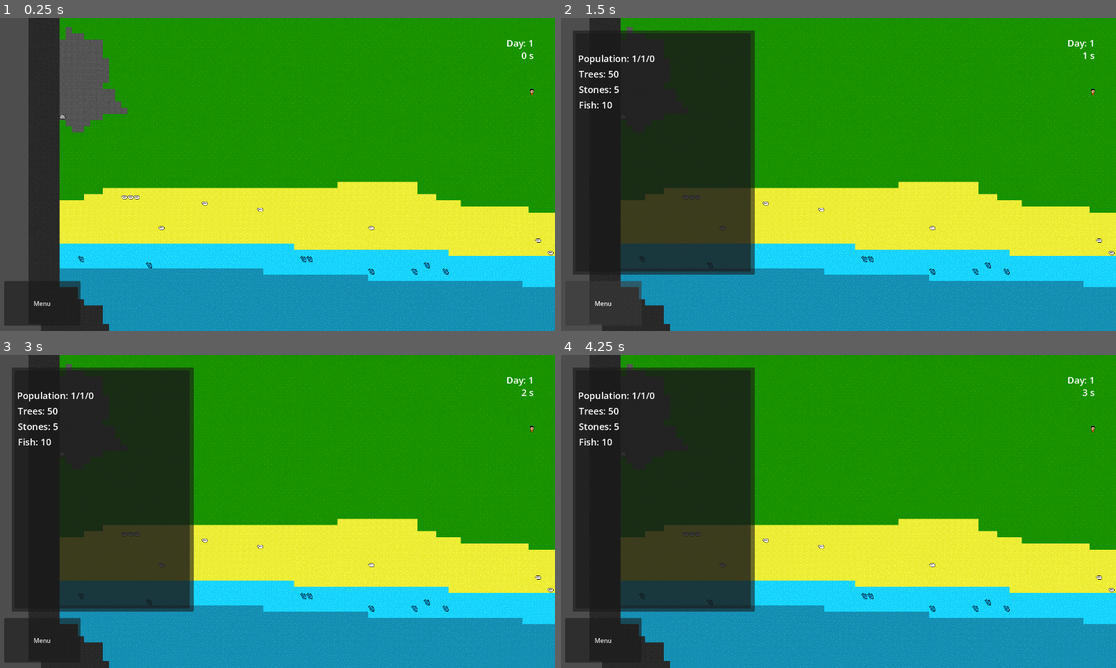
Above: before the commit, frames 1-4 (two rows, left to right).
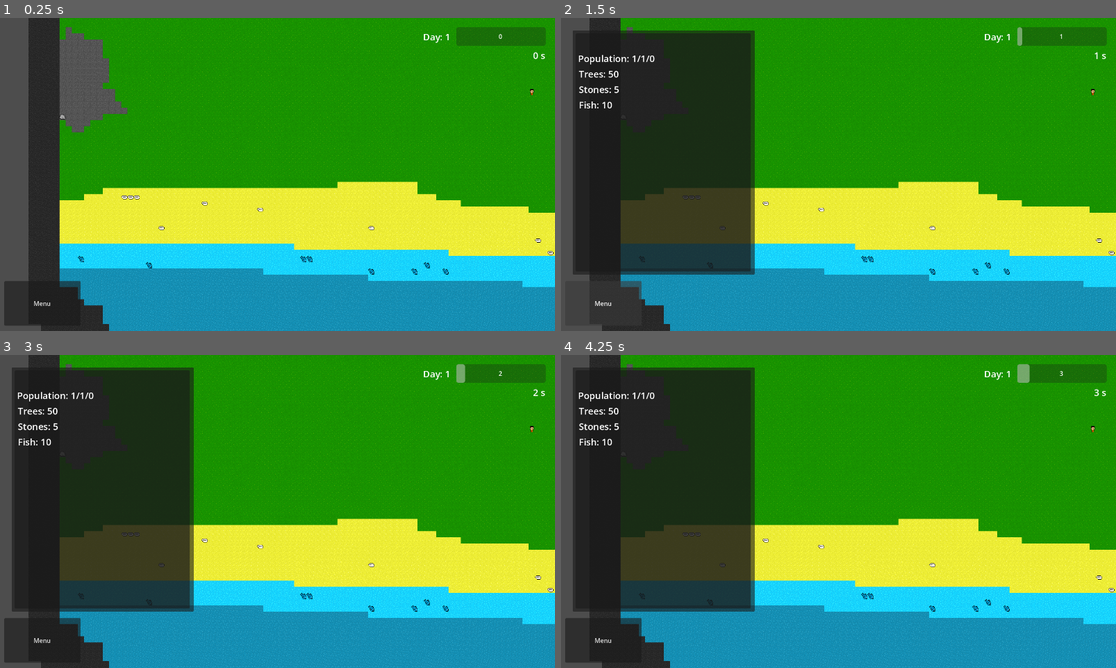
Above: after the commit, the same moments.

Repository: nookaeo/econ-village
Game: Godot game, scene res://scenes/core/world.tscn
The game is run twice, just before and just after one commit, with the same random seed, the same clock (stepped at 60 frames per second) and the same inputs.
Inputs (mouse positions are in pixels of both pictures, inside the frame that each line leads up to):
- Up to frame 1 (0.25 s): no input
- Up to frame 2 (1.5 s): tap Enter at 0.5 s; move the mouse to (960, 158) at 0.52 s; click (960, 158) at 0.67 s; click "Menu" at 1.25 s
- Up to frame 3 (3 s): drag from (166, 527) to (310, 596) at 2.02 s; move the mouse to (333, 442) at 2.77 s; click (333, 442) at 2.92 s
- Up to frame 4 (4.25 s): drag from (810, 574) to (644, 596) at 3.52 s

The runs differ from the first frame. In frame 1, 1.1% of the frame differs, in the area x 76-99%, y 2-14%; in frame 2, 1.1%; in frame 3, 1.1%; in frame 4, 1.1%.

Commit message:
ui: add progress bar for hours in a day

Diff:
--- a/scenes/core/user_ui.tscn
+++ b/scenes/ui/user_ui.tscn
@@ -122,12 +122,10 @@
 unique_name_in_owner = true
 layout_mode = 1
 anchors_preset = -1
-anchor_left = 0.91300005
-anchor_top = 0.025
-anchor_right = 0.98300004
-anchor_bottom = 0.081
+anchor_left = 0.7095117
+anchor_right = 0.8260233
+anchor_bottom = 0.055683546
 offset_left = -0.28808594
-offset_top = 0.19999981
 offset_right = 0.61035156
 offset_bottom = -0.3088913
 text = "Day: 0"
@@ -139,15 +137,39 @@
 unique_name_in_owner = true
 layout_mode = 1
 anchors_preset = -1
-anchor_left = 0.91300005
-anchor_top = 0.076000005
-anchor_right = 0.98300004
-anchor_bottom = 0.13100001
-offset_left = -0.28808594
-offset_top = -0.032001495
-offset_right = 0.61035156
-offset_bottom = 0.09109497
+anchor_left = 0.9186047
+anchor_top = 0.07594936
+anchor_right = 1.0057511
+anchor_bottom = 0.12974684
 text = "0 s"
 label_settings = SubResource("LabelSettings_05dir")
 horizontal_alignment = 2
 metadata/_edit_use_anchors_ = true
+
+[node name="ProgressBar" type="ProgressBar" parent="Control" unique_id=1764591332]
+unique_name_in_owner = true
+layout_mode = 1
+anchors_preset = -1
+anchor_left = 0.8372093
+anchor_top = -0.012658234
+anchor_right = 1.0058138
+anchor_bottom = 0.06329114
+max_value = 24.0
+show_percentage = false
+metadata/_edit_use_anchors_ = true
+
+[node name="SimHours" type="Label" parent="Control/ProgressBar" unique_id=2115952445]
+unique_name_in_owner = true
+layout_mode = 1
+anchors_preset = 15
+anchor_right = 1.0
+anchor_bottom = 1.0
+offset_left = 40.0
+offset_top = 8.0
+offset_right = -40.0
+offset_bottom = -8.0
+grow_horizontal = 2
+grow_vertical = 2
+text = "0"
+horizontal_alignment = 1
+vertical_alignment = 1
--- a/scripts/ui/main_menu.gd
+++ b/scripts/ui/main_menu.gd
@@ -2,6 +2,7 @@
 var day :int = 1
 
 func _ready() -> void:
+	%ProgressBar.max_value = CoreConstant.time_simulation_day
 	self.visible = false
 	_stats_update()
 	%MenuButton.pressed.connect(func open_mennu():
@@ -15,6 +16,9 @@
 
 func _second_show(second :float) -> void:
 	%TimeSecond.text = str(int(second)," s")
+	var sim_hours :int = int(second) % CoreConstant.time_simulation_day
+	%ProgressBar.value = sim_hours
+	%SimHours.text = str(sim_hours)
 
 func _stats_update() -> void:
 	await get_tree().create_timer(0.1).timeout
